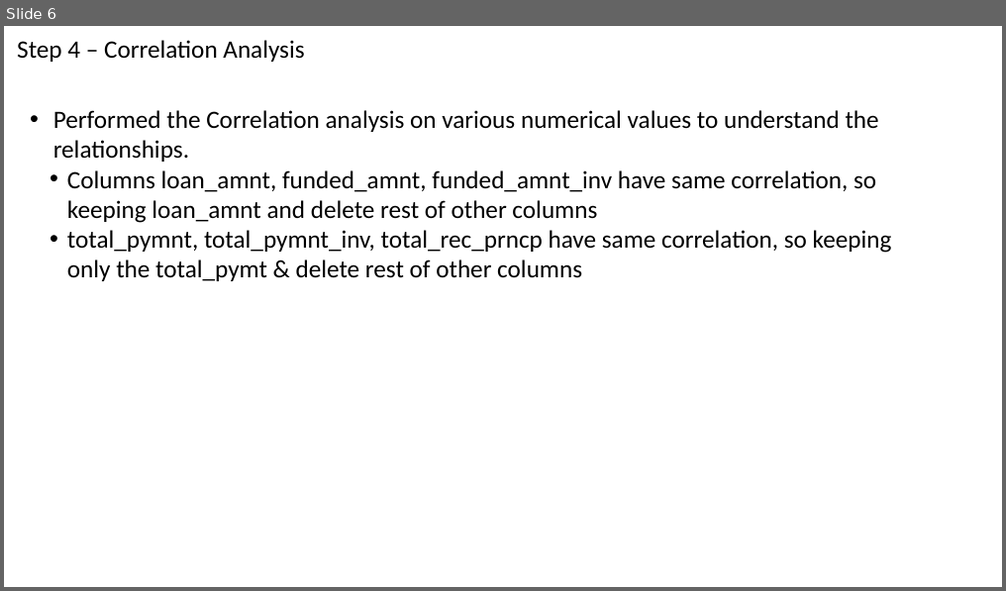
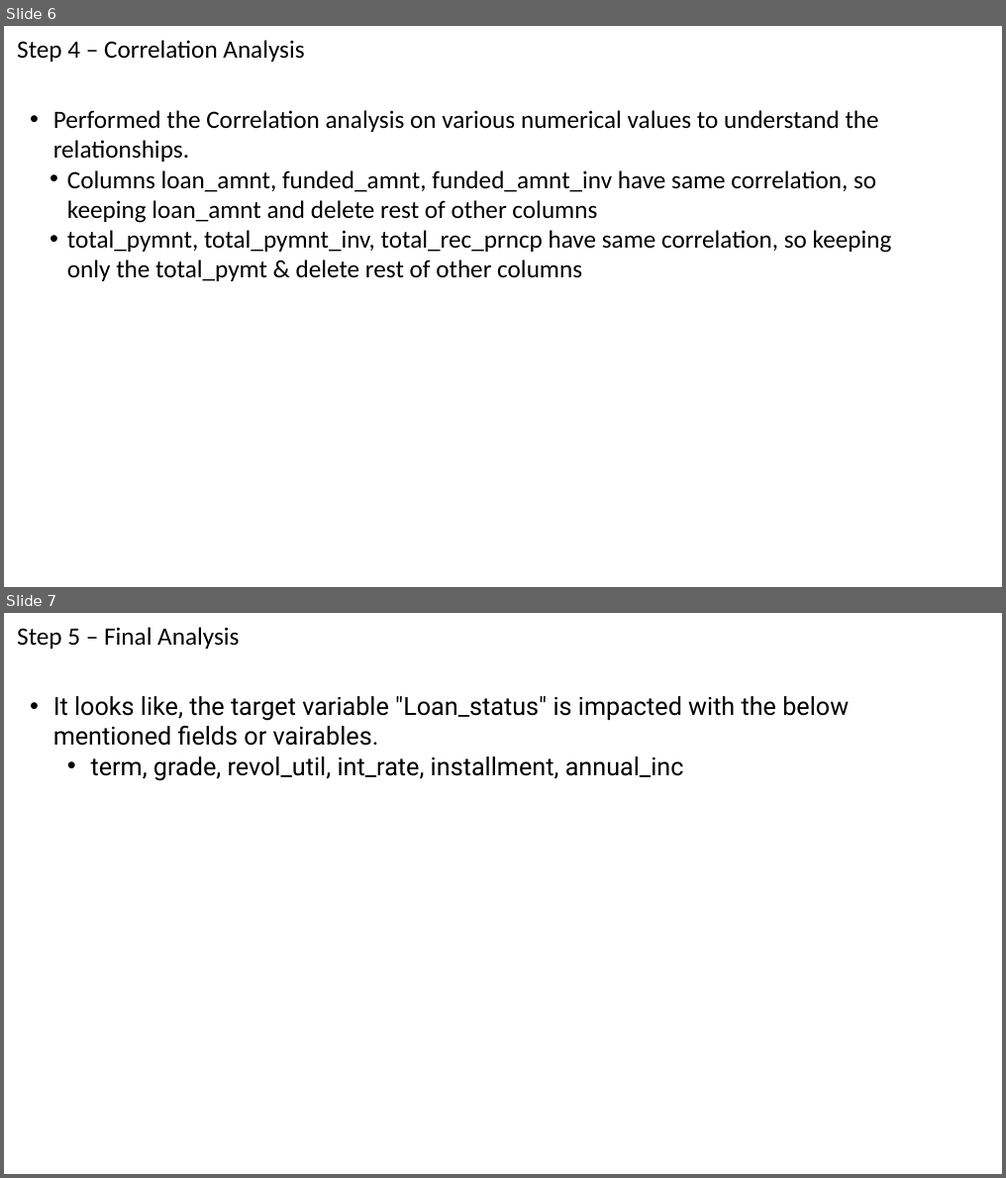
Before and after one commit to kunwar162/Lending-use-case, a slide deck: Lending Case Study.pptx. Shown one above the other, each under a label of ours: slide 6 before the commit, slides 6 and 7 after it. The pictures are 1006x591 and 1006x1178 pixels, drawn with LibreOffice and Linux fonts; fonts in the diff are those of the drawing. Boxes give left, top, right and bottom in pixels: in the first picture for what was removed or moved away, otherwise in the second. Text is boxed around its words. In the diff, an @@ line names an element or a change of style, - is before the commit and + after.

Commit message:
draft 3

```diff
--- a/Lending Case Study.pptx
+++ b/Lending Case Study.pptx
@@ slide 7 added at (4, 613, 1002, 1174), background #FFFFFF @@
@@ title added at (17, 627, 239, 649), 24 pt, text #000000 @@
+Step 5 – Final Analysis
@@ text added at (54, 696, 848, 781), 24 pt, text #000000 @@
+• It looks like, the target variable "Loan_status" is impacted with the below mentioned fields or vairables.
+  • term, grade, revol_util, int_rate, installment, annual_inc
```
